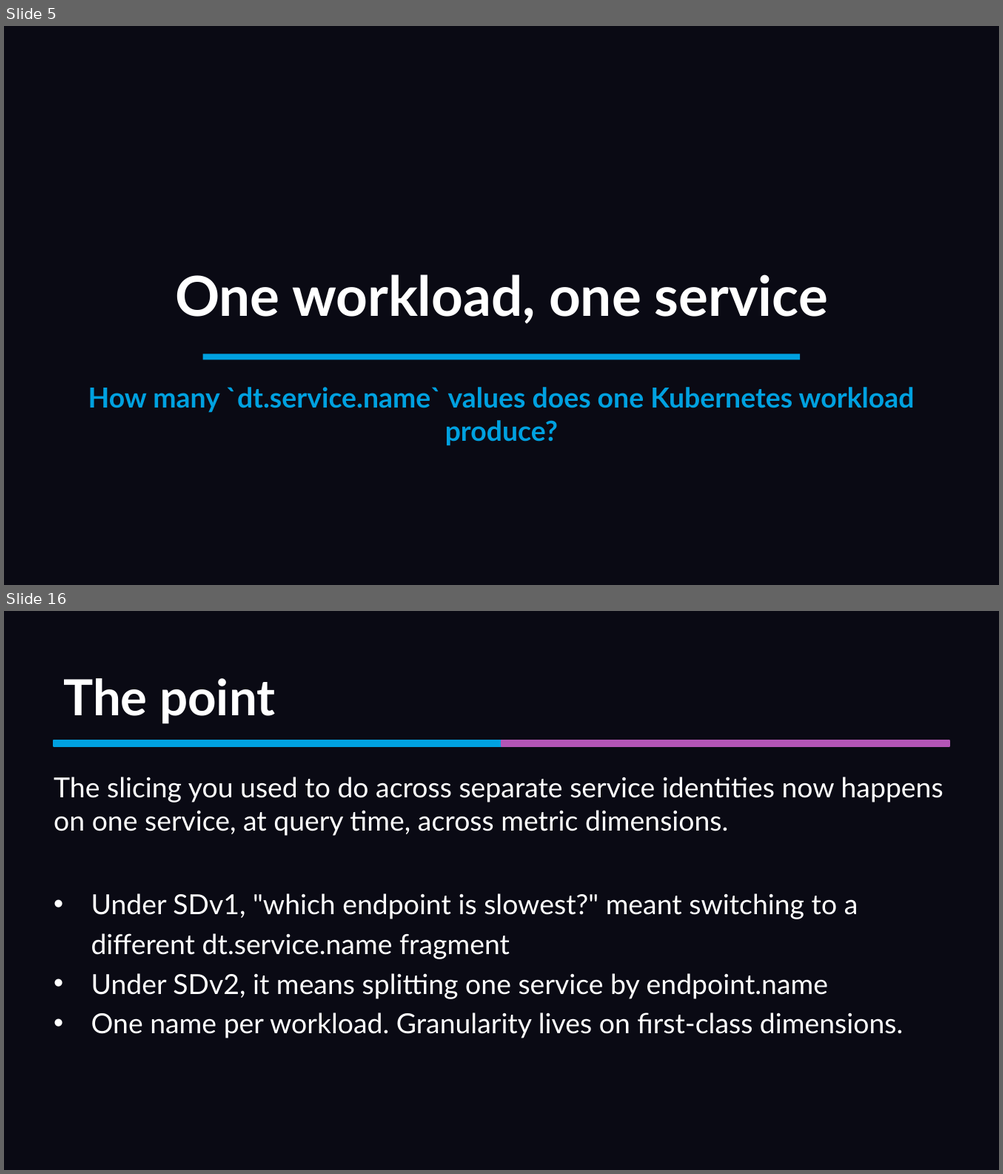
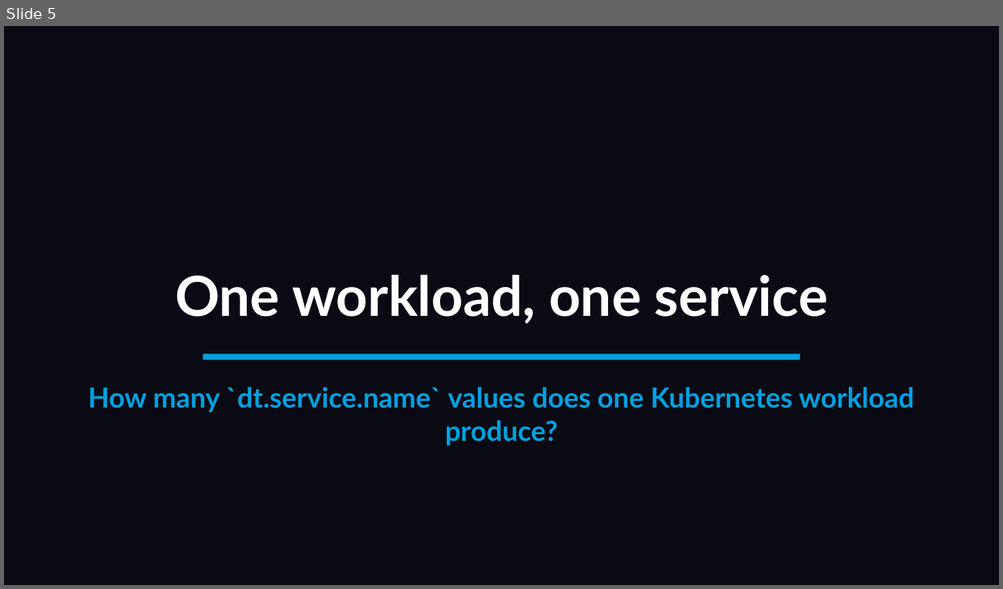
Before and after one commit to mreider/orders-demo, a slide deck: presentation/sdv2-presentation.pptx. Shown one above the other, each under a label of ours: slides 5 and 16 before the commit, slide 5 after it; the slides between them are not shown. The pictures are 1003x1174 and 1003x589 pixels, drawn with LibreOffice and Linux fonts; fonts in the diff are those of the drawing. Boxes give left, top, right and bottom in pixels: in the first picture for what was removed or moved away, otherwise in the second. Text is boxed around its words. In the diff, an @@ line names an element or a change of style, - is before the commit and + after.

```diff
--- a/presentation/sdv2-presentation.pptx
+++ b/presentation/sdv2-presentation.pptx
@@ slide 16 removed at [4, 611, 999, 1170], background #0A0A14 @@
@@ text removed at [63, 678, 275, 724] @@
-The point
@@ rectangle removed at [54, 741, 501, 746] @@
@@ rectangle removed at [501, 741, 949, 746] @@
@@ text removed at [54, 777, 943, 836] @@
-The slicing you used to do across separate service identities now happens on one service, at query time, across metric dimensions.
@@ text removed at [91, 894, 902, 1039] @@
-• Under SDv1, "which endpoint is slowest?" meant switching to a different dt.service.name fragment
-• Under SDv2, it means splitting one service by endpoint.name
-• One name per workload. Granularity lives on first-class dimensions.
```
Also in this commit, not shown: 6 slides changed, 11 slides added, 51 other slides removed, 54 other files.
